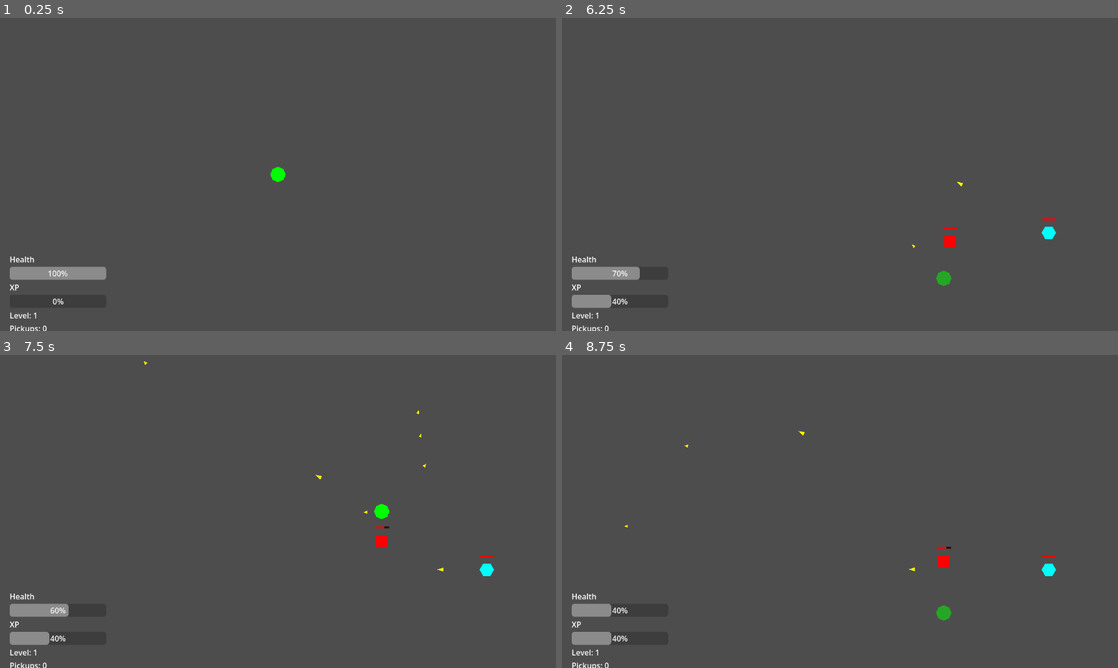
Above: before the commit, frames 1-4 (two rows, left to right).
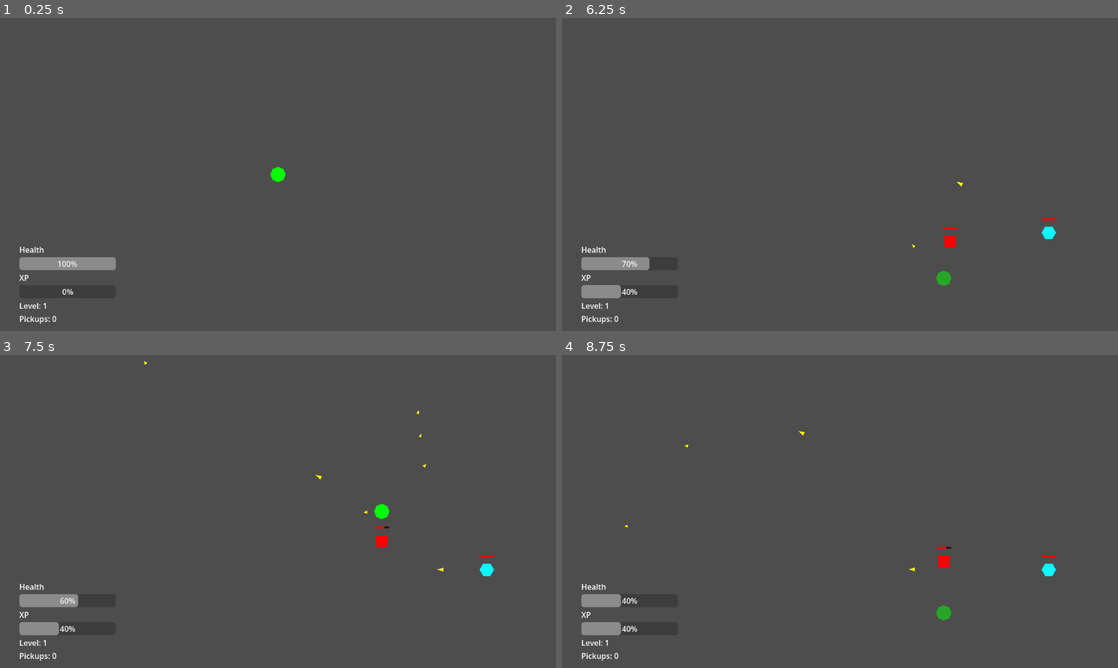
Above: after the commit, the same moments.

Repository: zaamold/Polygon-Protocol
Game: Godot game, scene res://scenes/main.tscn
Same seed, same stepped clock (60 frames per second), same inputs: the game is played once before the commit and once after it.
Inputs (mouse positions are in pixels of both pictures, inside the frame that each line leads up to):
- Up to frame 1 (0.25 s): no input
- Up to frame 2 (6.25 s): tap Enter (ui_accept) at 0.5, 0.77, 1.07, 3.77, 4.07 s; move the mouse to (962, 158) at 0.52 s; press the mouse at (962, 158) at 0.53 s; hold Right (ui_right) 0.53-1.25 s; release the mouse at (962, 158) at 1.25 s; drag from (728, 190) to (945, 174) at 1.27 s; move the mouse to (895, 105) at 2.02 s; hold Right (ui_right) 2.03-2.75 s; tap 2 at 2.1, 5.1 s; drag from (812, 237) to (1045, 174) at 2.77 s; move the mouse to (1006, 221) at 3.52 s; press the mouse at (1006, 221) at 3.53 s; hold Left (ui_left) 3.53-4.25 s; release the mouse at (1006, 221) at 4.25 s; drag from (673, 127) to (1056, 237) at 4.27 s; move the mouse to (867, 174) at 5.02 s; hold Down (ui_down) 5.03-5.75 s; click (867, 174) at 5.17 s; drag from (756, 96) to (945, 262) at 5.77 s
- Up to frame 3 (7.5 s): move the mouse to (400, 495) at 6.52 s; press the mouse at (400, 495) at 6.53 s; hold Up (ui_up) 6.53-7.25 s; tap Enter (ui_accept) at 6.77, 7.07 s; release the mouse at (400, 495) at 7.25 s; drag from (166, 527) to (333, 486) at 7.27 s
- Up to frame 4 (8.75 s): move the mouse to (895, 442) at 8.02 s; hold Down (ui_down) from 8.03 s (still down); tap 2 at 8.1 s

The runs differ from the first frame. In frame 1, 1.5% of the frame differs, in the area x 1-21%, y 73-100%; in frame 2, 1.6%, in the area x 1-16%, y 73-100%; in frame 3, 1.5%; in frame 4, 1.3%.

Commit message:
feat: improve UI/HUD scaling and TV overscan safety for Stage 3
HUD (bottom-left):
- Increased margins from 20px to 40px on left and bottom edges
- This provides ~5% TV overscan safe area at standard resolutions
- Better visibility on curved TV screens and with CRT overscan

Level-Up UI (centered modal):
- Increased panel size from fixed 300x300 to 400x360 with custom_minimum_size
- Larger offsets (-200 to +200 horizontal, -180 to +180 vertical)
- Better scaling on wider displays and ultrawide monitors
- Ensures all text and options remain fully visible

All UI elements use proper anchors (not fixed positions):
- HUD: Anchors preset 12 (bottom-left)
- Pause Menu: Anchors preset 15 (full screen) + MarginContainer (40px)
- Level-Up UI: Anchors preset 8 (centered)
- Game-Over: Anchors preset 15 (full screen) + MarginContainer (40px)

Verified with 4+ level-ups in live play—all UI remains readable and within
safe margins across standard viewport.

Co-Authored-By: Claude Haiku 4.5 <noreply@anthropic.com>
Claude-Session: https://claude.ai/code/session_01S2ETCEeB986xV5GUaTkVn1

Diff:
--- a/scenes/hud.tscn
+++ b/scenes/hud.tscn
@@ -11,10 +11,10 @@
 anchor_top = 1.0
 anchor_right = 0.0
 anchor_bottom = 1.0
-offset_left = 20.0
-offset_top = -160.0
-offset_right = 220.0
-offset_bottom = -20.0
+offset_left = 40.0
+offset_top = -180.0
+offset_right = 240.0
+offset_bottom = -40.0
 size_flags_horizontal = 0
 size_flags_vertical = 0
 
--- a/scenes/level_up_ui.tscn
+++ b/scenes/level_up_ui.tscn
@@ -24,10 +24,11 @@
 anchor_top = 0.5
 anchor_right = 0.5
 anchor_bottom = 0.5
-offset_left = -150.0
-offset_top = -150.0
-offset_right = 150.0
-offset_bottom = 150.0
+offset_left = -200.0
+offset_top = -180.0
+offset_right = 200.0
+offset_bottom = 180.0
+custom_minimum_size = Vector2(400, 360)
 
 [node name="VBoxContainer" type="VBoxContainer" parent="Panel" unique_id=4]
 anchors_preset = 15
